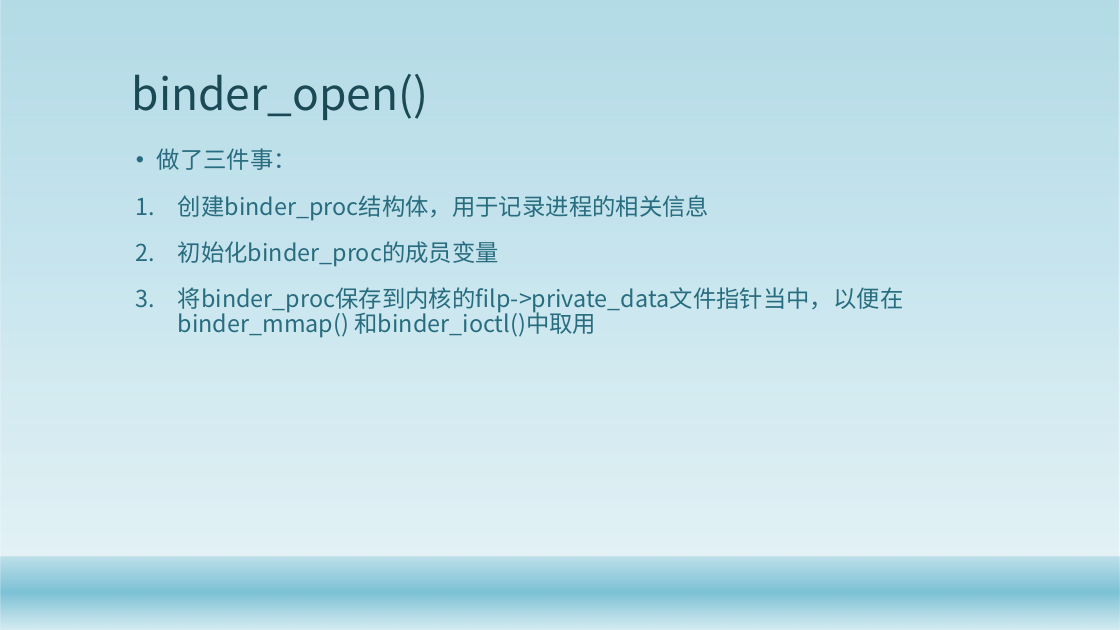
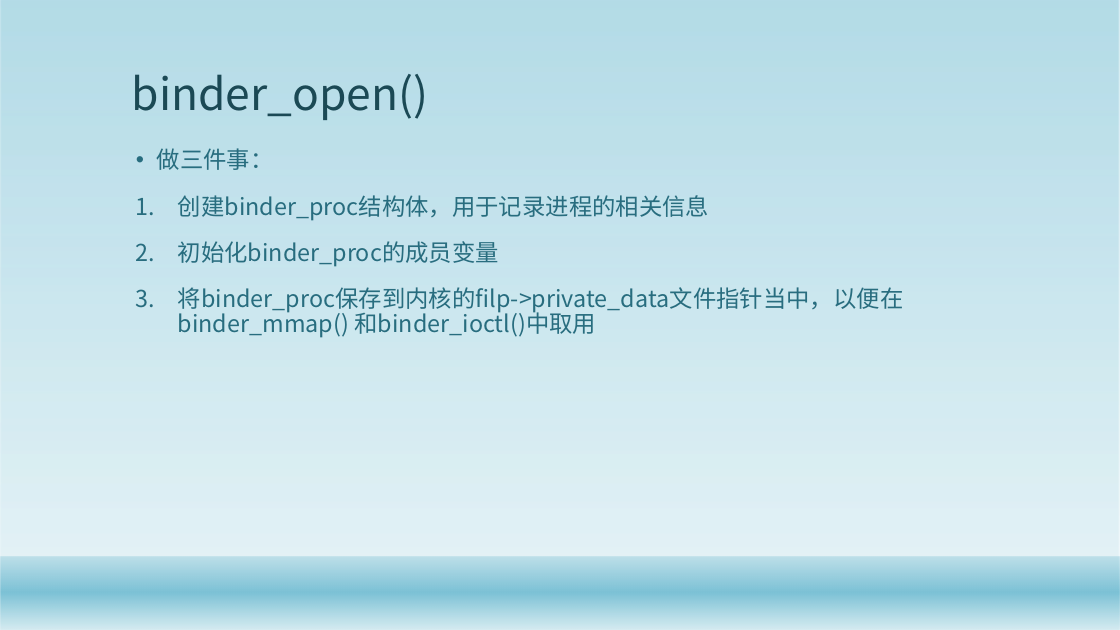
Before and after one commit to gaozhuo/binder-, a slide deck: slide 16 of 技术分享.pptx. Drawn at 1120x630 pixels with LibreOffice and Linux fonts; fonts in the diff are those of the drawing; background and template pictures are left out. Boxes give left, top, right and bottom in pixels: in the first picture for what was removed or moved away, otherwise in the second. Text is boxed around its words. In the diff, an @@ line names an element or a change of style, - is before the commit and + after.

```diff
--- a/技术分享.pptx
+++ b/技术分享.pptx
@@ text at (157,148,274,170): text changed @@
-• 做了三件事：
+• 做三件事：
```
Also in this commit, not shown: 2 slides added, 1 other file.
